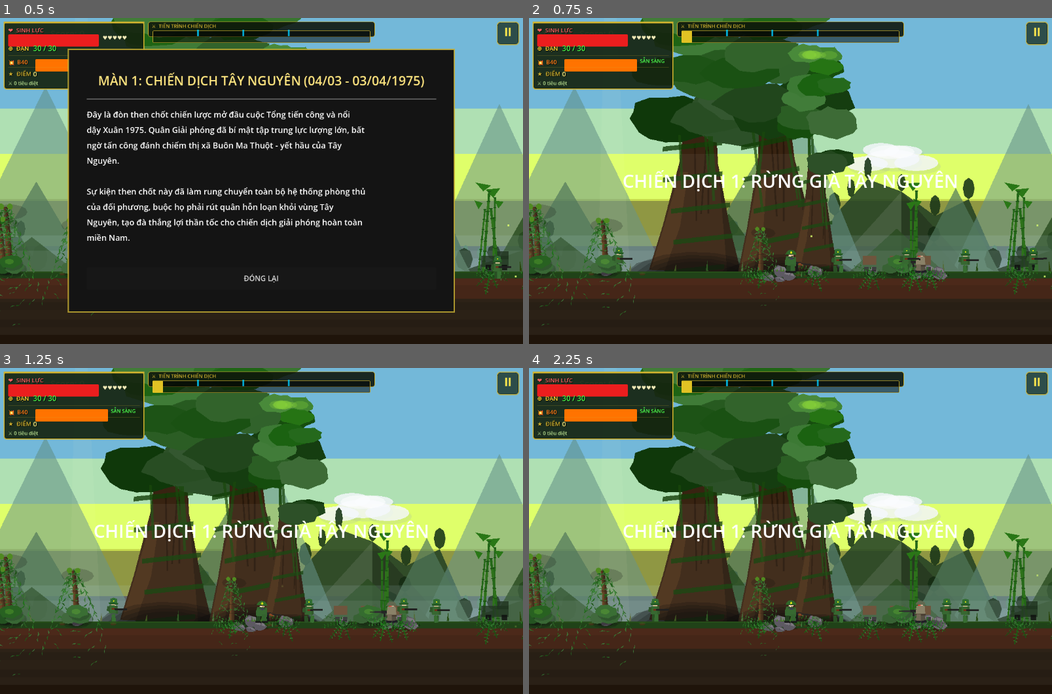
Above: before the commit, frames 1-4 (two rows, left to right).
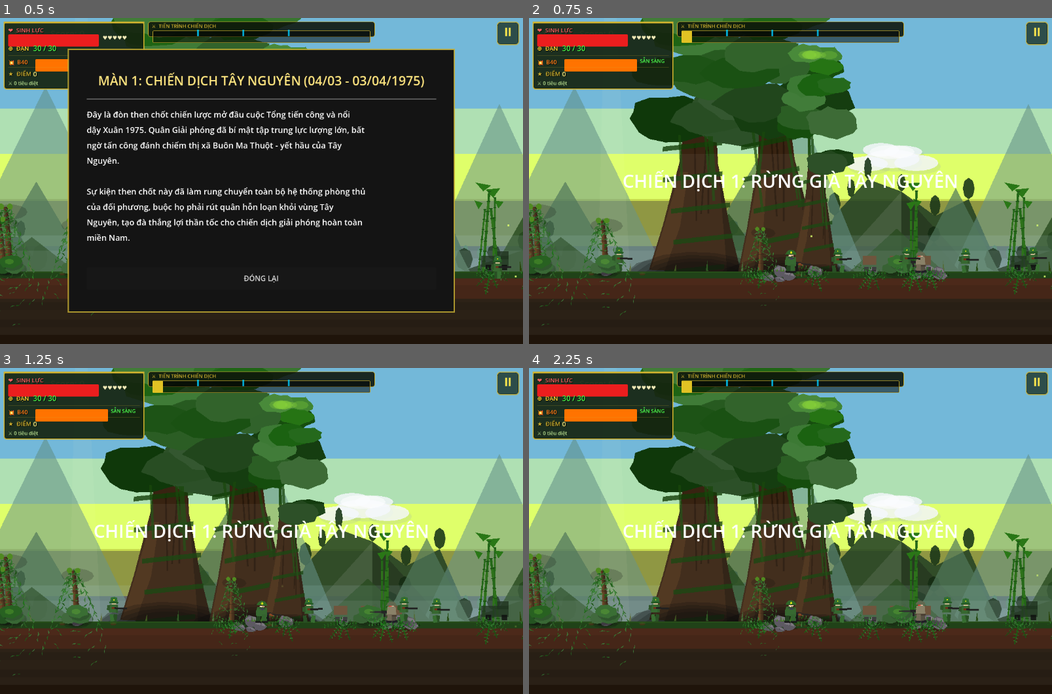
Above: after the commit, the same moments.

Repository: dangkhoa31204/alien-shooter
Game: Godot game, scene res://scenes/contra_main.tscn
The game is run twice, just before and just after one commit, with the same random seed, the same clock (stepped at 60 frames per second) and the same inputs. This scene is started directly instead of the project's main scene.
Inputs:
- Up to frame 1 (0.5 s): no input
- Up to frame 2 (0.75 s): click "ĐÓNG LẠI" at 0.5 s
- Up to frame 3 (1.25 s): no input
- Up to frame 4 (2.25 s): click "⏸" at 1.25 s; click "▶ TIẾP TỤC [ESC]" at 2 s

Frame 1 is identical in both runs. In frame 2, 0.2% of the frame differs, in the area x 15-99%, y 70-79%; in frame 3, 0.2%; in frame 4, 0.3%, in the area x 22-86%, y 70-79%.

Commit message:
Thêm popup thất bại và nhạc khi chết

Diff:
--- a/scripts/audio_manager.gd
+++ b/scripts/audio_manager.gd
@@ -34,6 +34,7 @@
 # ── MUSIC ─────────────────────────────────────────────────────────────────────
 var _music_player:  AudioStreamPlayer = null
 const INGAME_MUSIC_PATH := "res://assets/audio/game_background_music1.mp3"
+const DIED_MUSIC_PATH := "res://assets/audio/died_music.mp3"
 var _music_pb:      AudioStreamGeneratorPlayback = null
 var _music_t:       float = 0.0
 var _chord_beat:    float = 0.0
@@ -138,6 +139,25 @@
 		_music_player.stop()
 		_music_pb = null
 
+func play_ingame_music() -> void:
+	if _music_player == null: return
+	if not PlayerData.music_enabled: return
+	_set_music_stream_from_path(INGAME_MUSIC_PATH, true)
+	if not _music_player.playing:
+		_music_player.play()
+		call_deferred("_grab_music_playback")
+
+func play_died_music() -> void:
+	if _music_player == null: return
+	if not PlayerData.music_enabled: return
+	# Ngắt nhạc menu và nhạc nền gameplay, phát nhạc thua trận
+	if _menu_music_player != null and _menu_music_player.playing:
+		_menu_music_player.stop()
+	_set_music_stream_from_path(DIED_MUSIC_PATH, false)
+	_music_player.stop()
+	_music_player.play()
+	_music_pb = null
+
 ## Phát nhạc nền menu từ file MP3 (lac_troi.mp3)
 ## Tắt nhạc procedural chỉ khi MP3 load thành công
 func play_menu_music() -> void:
@@ -166,9 +186,7 @@
 func stop_menu_music() -> void:
 	if _menu_music_player != null:
 		_menu_music_player.stop()
-	if PlayerData.music_enabled and _music_player != null and not _music_player.playing:
-		_music_player.play()
-		call_deferred("_grab_music_playback")
+	play_ingame_music()
 
 ## Gọi sau khi toggle sound để cập nhật nhạc menu đang phát
 func refresh_menu_music() -> void:
@@ -367,14 +385,7 @@
 	else:
 		_music_player.bus = "Master"
 
-	var stream: AudioStreamMP3 = null
-	if ResourceLoader.exists(INGAME_MUSIC_PATH):
-		stream = load(INGAME_MUSIC_PATH) as AudioStreamMP3
-
-	if stream != null:
-		stream.loop = true
-		_music_player.stream = stream
-	else:
+	if not _set_music_stream_from_path(INGAME_MUSIC_PATH, true):
 		var gen := AudioStreamGenerator.new()
 		gen.mix_rate      = MUSIC_RATE
 		gen.buffer_length = 0.15
@@ -388,3 +399,12 @@
 func _grab_music_playback() -> void:
 	if _music_player != null and _music_player.playing:
 		_music_pb = _music_player.get_stream_playback() as AudioStreamGeneratorPlayback
+
+func _set_music_stream_from_path(path: String, looped: bool) -> bool:
+	if _music_player == null: return false
+	if not ResourceLoader.exists(path): return false
+	var stream := load(path) as AudioStreamMP3
+	if stream == null: return false
+	stream.loop = looped
+	_music_player.stream = stream
+	return true
--- a/scripts/contra_main.gd
+++ b/scripts/contra_main.gd
@@ -58,6 +58,7 @@
 var _showing_stage_history: bool = false # True when history popup shown at stage start
 var _damage_vignette: ColorRect = null # Red flash on damage
 var _alert_panel: Panel = null          # Animated alert panel
+var _defeat_overlay: Control = null     # Game over popup in contra mode
 
 func _add_to_level(node: Node) -> void:
 	if is_instance_valid(_level_node):
@@ -2899,9 +2900,160 @@
 			cd_lbl.text = "SẴN SÀNG"
 			cd_lbl.add_theme_color_override("font_color", Color(0.3, 1.0, 0.3))
 
-func on_player_die():
-	# FIX: call_deferred to avoid physics state changes during collision callbacks
-	call_deferred("_start_stage", current_stage, true)
+func on_player_die() -> void:
+	if is_game_over: return
+	is_game_over = true
+	Audio.play_died_music()
+	# Dọn kẻ địch để màn hình thất bại rõ ràng hơn
+	var tree: SceneTree = get_tree()
+	if tree:
+		for n in tree.get_nodes_in_group("enemy"):
+			if is_instance_valid(n): n.queue_free()
+	# Delay ngắn để giữ nhịp chết của player trước khi bật popup
+	var t := Timer.new()
+	t.one_shot = true
+	t.wait_time = 1.0
+	t.process_mode = Node.PROCESS_MODE_ALWAYS
+	t.timeout.connect(_show_defeat_popup)
+	add_child(t)
+	t.start()
+
+func _show_defeat_popup() -> void:
+	if is_instance_valid(_defeat_overlay): return
+	if not has_node("UI"): return
+
+	_defeat_overlay = Control.new()
+	_defeat_overlay.name = "DefeatOverlay"
+	_defeat_overlay.process_mode = Node.PROCESS_MODE_ALWAYS
+	_defeat_overlay.anchor_right = 1.0
+	_defeat_overlay.anchor_bottom = 1.0
+	$UI.add_child(_defeat_overlay)
+
+	var bg := ColorRect.new()
+	bg.anchor_right = 1.0
+	bg.anchor_bottom = 1.0
+	bg.color = Color(0.0, 0.0, 0.0, 0.78)
+	_defeat_overlay.add_child(bg)
+
+	var panel_w: float = 420.0
+	var panel_h: float = 320.0
+	var panel := Panel.new()
+	panel.size = Vector2(panel_w, panel_h)
+	panel.position = Vector2((1152.0 - panel_w) * 0.5, (720.0 - panel_h) * 0.5)
+	var sty := StyleBoxFlat.new()
+	sty.bg_color = Color(0.12, 0.04, 0.04, 0.96)
+	sty.border_color = Color(0.92, 0.25, 0.2, 0.9)
+	sty.border_width_left = 2
+	sty.border_width_right = 2
+	sty.border_width_top = 2
+	sty.border_width_bottom = 2
+	sty.set_corner_radius_all(10)
+	panel.add_theme_stylebox_override("panel", sty)
+	_defeat_overlay.add_child(panel)
+
+	var title := Label.new()
+	title.text = "THẤT BẠI"
+	title.horizontal_alignment = HORIZONTAL_ALIGNMENT_CENTER
+	title.size = Vector2(panel_w, 56)
+	title.position = Vector2(0, 20)
+	title.add_theme_font_size_override("font_size", 44)
+	title.add_theme_color_override("font_color", Color(1.0, 0.25, 0.2))
+	title.add_theme_color_override("font_shadow_color", Color(0, 0, 0, 0.85))
+	title.add_theme_constant_override("shadow_offset_x", 2)
+	title.add_theme_constant_override("shadow_offset_y", 2)
+	panel.add_child(title)
+
+	var thanks_lbl := Label.new()
+	thanks_lbl.text = "Tri an nguoi choi"
+	thanks_lbl.horizontal_alignment = HORIZONTAL_ALIGNMENT_CENTER
+	thanks_lbl.size = Vector2(panel_w, 24)
+	thanks_lbl.position = Vector2(0, 80)
+	thanks_lbl.add_theme_font_size_override("font_size", 15)
+	thanks_lbl.add_theme_color_override("font_color", Color(0.95, 0.82, 0.58))
+	panel.add_child(thanks_lbl)
+
+	var score_lbl := Label.new()
+	score_lbl.text = "Điểm: %d" % score
+	score_lbl.horizontal_alignment = HORIZONTAL_ALIGNMENT_CENTER
+	score_lbl.size = Vector2(panel_w, 30)
+	score_lbl.position = Vector2(0, 116)
+	score_lbl.add_theme_font_size_override("font_size", 22)
+	score_lbl.add_theme_color_override("font_color", Color(0.95, 0.90, 0.70))
+	panel.add_child(score_lbl)
+
+	var stage_lbl := Label.new()
+	stage_lbl.text = "Chiến dịch: %d" % current_stage
+	stage_lbl.horizontal_alignment = HORIZONTAL_ALIGNMENT_CENTER
+	stage_lbl.size = Vector2(panel_w, 26)
+	stage_lbl.position = Vector2(0, 148)
+	stage_lbl.add_theme_font_size_override("font_size", 18)
+	stage_lbl.add_theme_color_override("font_color", Color(0.72, 0.78, 0.9))
+	panel.add_child(stage_lbl)
+
+	var btn_w: float = panel_w - 70.0
+	var replay_btn := _make_defeat_btn("Chơi lại", Vector2(35, 190), btn_w)
+	replay_btn.pressed.connect(_on_defeat_replay)
+	panel.add_child(replay_btn)
+
+	var exit_btn := _make_defeat_btn("Thoát", Vector2(35, 246), btn_w)
+	exit_btn.pressed.connect(_on_defeat_exit)
+	panel.add_child(exit_btn)
+
+	panel.modulate.a = 0.0
+	panel.scale = Vector2(0.7, 0.7)
+	panel.pivot_offset = panel.size * 0.5
+	var tw: Tween = create_tween()
+	tw.tween_property(panel, "modulate:a", 1.0, 0.22)
+	tw.parallel().tween_property(panel, "scale", Vector2(1.0, 1.0), 0.32).set_trans(Tween.TRANS_BACK).set_ease(Tween.EASE_OUT)
+
+	get_tree().paused = true
+	_is_paused = true
+
+func _make_defeat_btn(txt: String, pos: Vector2, w: float) -> Button:
+	var btn := Button.new()
+	btn.text = txt
+	btn.position = pos
+	btn.size = Vector2(w, 44)
+	btn.process_mode = Node.PROCESS_MODE_ALWAYS
+	btn.add_theme_font_size_override("font_size", 18)
+	btn.add_theme_color_override("font_color", Color(0.95, 0.95, 1.0))
+	btn.add_theme_color_override("font_hover_color", Color(1.0, 0.62, 0.5))
+	btn.add_theme_color_override("font_pressed_color", Color(1.0, 1.0, 0.45))
+	var sty_n := StyleBoxFlat.new()
+	sty_n.bg_color = Color(0.18, 0.08, 0.08, 0.92)
+	sty_n.border_color = Color(0.72, 0.26, 0.2, 0.75)
+	sty_n.border_width_left = 1
+	sty_n.border_width_right = 1
+	sty_n.border_width_top = 1
+	sty_n.border_width_bottom = 1
+	sty_n.set_corner_radius_all(6)
+	var sty_h := sty_n.duplicate() as StyleBoxFlat
+	sty_h.bg_color = Color(0.35, 0.12, 0.12, 0.95)
+	sty_h.border_color = Color(1.0, 0.42, 0.3, 1.0)
+	var sty_p := sty_n.duplicate() as StyleBoxFlat
+	sty_p.bg_color = Color(0.1, 0.05, 0.05, 0.9)
+	btn.add_theme_stylebox_override("normal", sty_n)
+	btn.add_theme_stylebox_override("hover", sty_h)
+	btn.add_theme_stylebox_override("pressed", sty_p)
+	return btn
+
+func _on_defeat_replay() -> void:
+	if get_tree():
+		get_tree().paused = false
+	_is_paused = false
+	if is_instance_valid(_defeat_overlay):
+		_defeat_overlay.queue_free()
+		_defeat_overlay = null
+	call_deferred("_start_stage", current_stage, false)
+
+func _on_defeat_exit() -> void:
+	if get_tree():
+		get_tree().paused = false
+	_is_paused = false
+	if is_instance_valid(_defeat_overlay):
+		_defeat_overlay.queue_free()
+		_defeat_overlay = null
+	get_tree().change_scene_to_file("res://scenes/level_select.tscn")
 
 func on_stage_complete():
 	if is_game_over: return  # FIX: prevent double-firing if player lingers at boundary
--- a/scripts/main.gd
+++ b/scripts/main.gd
@@ -374,6 +374,7 @@
 		return
 	is_game_over = true
 	hide_boss_hp()
+	Audio.play_died_music()
 	emit_signal("game_over_signal")
 	Audio.play("game_over")
 	# Game over: ít coin hơn hoàn thành, tính theo điểm / 50 (tối thiểu 5)
@@ -440,12 +441,21 @@
 	title.add_theme_constant_override("shadow_offset_y", 2)
 	panel.add_child(title)
 
+	var thanks_lbl := Label.new()
+	thanks_lbl.text = "Tri an nguoi choi"
+	thanks_lbl.horizontal_alignment = HORIZONTAL_ALIGNMENT_CENTER
+	thanks_lbl.size = Vector2(panel_w, 22)
+	thanks_lbl.position = Vector2(0, 68)
+	thanks_lbl.add_theme_font_size_override("font_size", 14)
+	thanks_lbl.add_theme_color_override("font_color", Color(0.95, 0.82, 0.58))
+	panel.add_child(thanks_lbl)
+
 	# Thông tin điểm
 	var score_lbl := Label.new()
 	score_lbl.text = "Điểm: %d" % score
 	score_lbl.horizontal_alignment = HORIZONTAL_ALIGNMENT_CENTER
 	score_lbl.size = Vector2(panel_w, 30)
-	score_lbl.position = Vector2(0, 80)
+	score_lbl.position = Vector2(0, 94)
 	score_lbl.add_theme_font_size_override("font_size", 20)
 	score_lbl.add_theme_color_override("font_color", Color(0.9, 0.85, 0.6))
 	panel.add_child(score_lbl)
@@ -456,7 +466,7 @@
 	wave_info.text = "Wave: %d / %d" % [current_wave, max_w] if max_w < 999 else "Wave: %d" % current_wave
 	wave_info.horizontal_alignment = HORIZONTAL_ALIGNMENT_CENTER
 	wave_info.size = Vector2(panel_w, 26)
-	wave_info.position = Vector2(0, 112)
+	wave_info.position = Vector2(0, 126)
 	wave_info.add_theme_font_size_override("font_size", 16)
 	wave_info.add_theme_color_override("font_color", Color(0.7, 0.75, 0.85))
 	panel.add_child(wave_info)
@@ -466,7 +476,7 @@
 	coin_lbl.text = "+%d 💰" % earned_coins
 	coin_lbl.horizontal_alignment = HORIZONTAL_ALIGNMENT_CENTER
 	coin_lbl.size = Vector2(panel_w, 26)
-	coin_lbl.position = Vector2(0, 140)
+	coin_lbl.position = Vector2(0, 154)
 	coin_lbl.add_theme_font_size_override("font_size", 16)
 	coin_lbl.add_theme_color_override("font_color", Color(1.0, 0.85, 0.1))
 	panel.add_child(coin_lbl)
